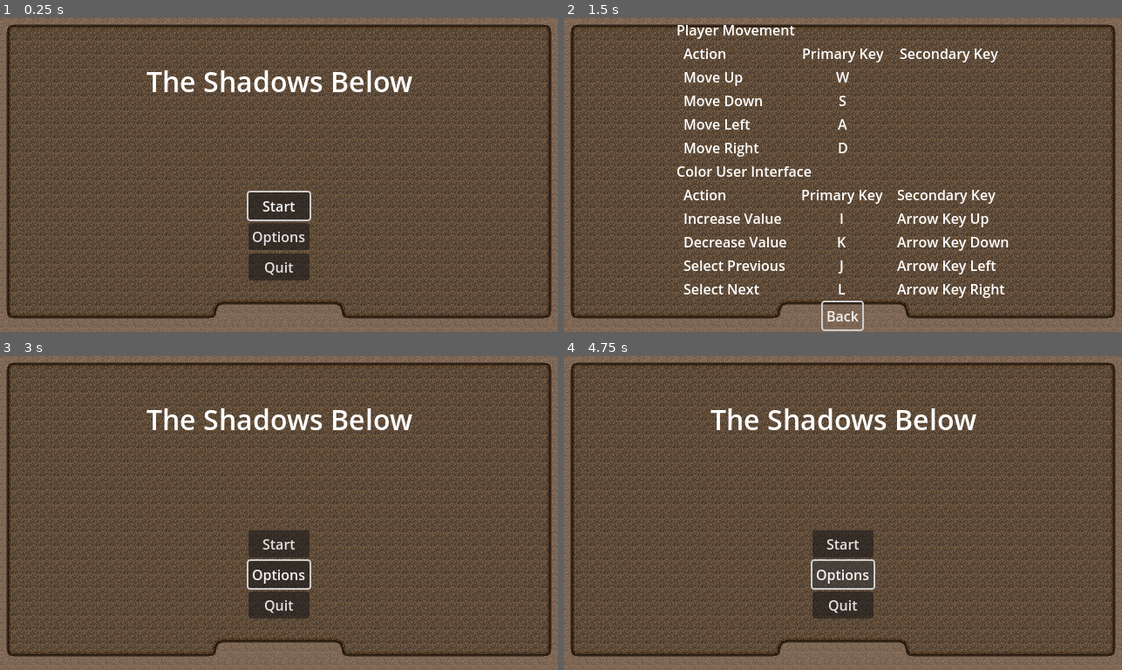
Above: before the commit, frames 1-4 (two rows, left to right).
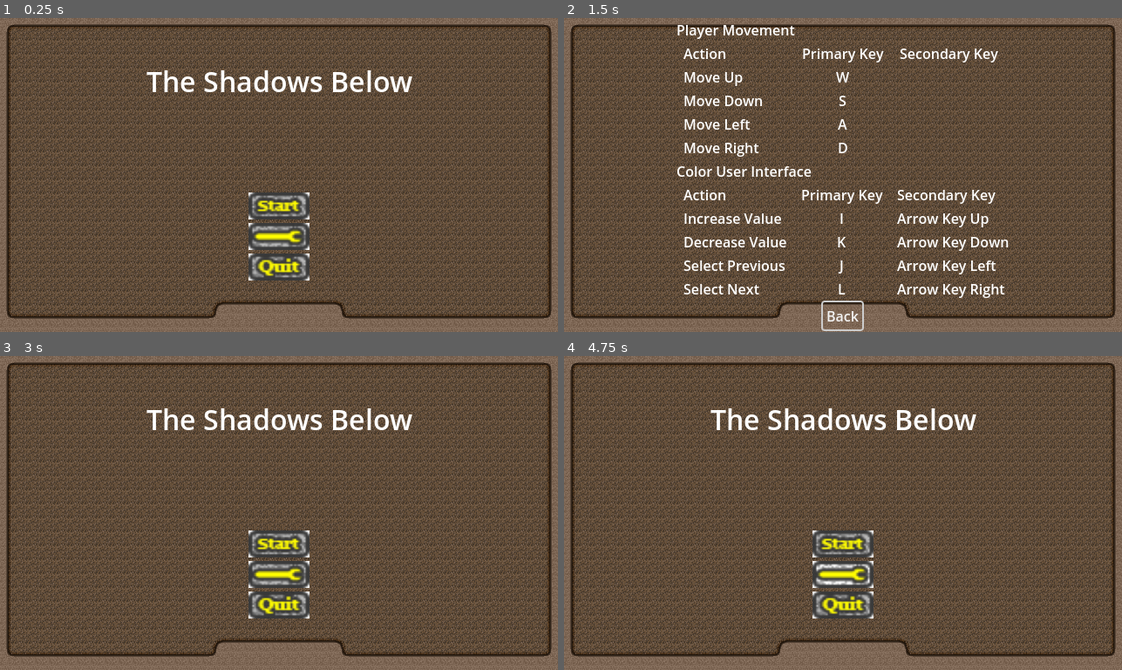
Above: after the commit, the same moments.

Repository: Degenerate-Games/shadows-below
Game: Godot game, scene res://scenes/menus/main_menu.tscn
Two runs of this game, one before a commit and one after it. Both use one fixed random seed, a clock stepped at 60 frames per second and the inputs below.
Inputs (mouse positions are in pixels of both pictures, inside the frame that each line leads up to):
- Up to frame 1 (0.25 s): no input
- Up to frame 2 (1.5 s): click (843, 237) at 0.5 s; click (843, 206) at 1.25 s
- Up to frame 3 (3 s): click (279, 544) at 2 s; click "Back" at 2.75 s
- Up to frame 4 (4.75 s): move the mouse to (965, 497) at 3.52 s; hold L (mixing_ui_right) 3.53-4.25 s; click (965, 497) at 3.67 s; drag from (731, 528) to (815, 575) at 4.27 s

The runs differ from the first frame. In frame 1, 2.4% of the frame differs, in the area x 44-56%, y 55-84%; in frame 2, nothing differs; in frame 3, 2.4%; in frame 4, 2.3%.

Commit message:
Add custom buttons to menus

Diff:
--- a/scenes/menus/main_menu.tscn
+++ b/scenes/menus/main_menu.tscn
@@ -1,7 +1,15 @@
-[gd_scene load_steps=3 format=3 uid="uid://ds5ca02qkhnxp"]
+[gd_scene load_steps=11 format=3 uid="uid://ds5ca02qkhnxp"]
 
 [ext_resource type="Script" path="res://scripts/menus/main_menu.gd" id="1_8icis"]
 [ext_resource type="TileSet" uid="uid://ckaqj3x6ln0ft" path="res://assets/levels/dirt/dirt_tileset.tres" id="2_1sqsw"]
+[ext_resource type="Texture2D" uid="uid://dtiyf3oe0n07g" path="res://assets/sprites/Menu/Start_up.png" id="3_4nw3c"]
+[ext_resource type="Texture2D" uid="uid://dkji83lrhgtu5" path="res://assets/sprites/Menu/start_Hover.png" id="4_lqbj3"]
+[ext_resource type="Texture2D" uid="uid://csx4ipr2e1xr7" path="res://assets/sprites/Menu/Options_up.png" id="5_p6jty"]
+[ext_resource type="Texture2D" uid="uid://ck13dp5yia7rg" path="res://assets/sprites/Menu/options_Down.png" id="6_jdut4"]
+[ext_resource type="Texture2D" uid="uid://c6ied4t7jcjdc" path="res://assets/sprites/Menu/options_Hover.png" id="7_rg0o4"]
+[ext_resource type="Texture2D" uid="uid://lxsi1s65a6bm" path="res://assets/sprites/Menu/quit_Up.png" id="8_l7vld"]
+[ext_resource type="Texture2D" uid="uid://dug7vqwetllpg" path="res://assets/sprites/Menu/Quit_Down.png" id="9_vsrb5"]
+[ext_resource type="Texture2D" uid="uid://dkylj0ss43wmg" path="res://assets/sprites/Menu/quit_Hover.png" id="10_x5duk"]
 
 [node name="MainMenu" type="Control"]
 layout_mode = 3
@@ -50,19 +58,30 @@
 grow_horizontal = 2
 grow_vertical = 0
 
-[node name="StartButton" type="Button" parent="VBoxContainer"]
+[node name="StartButton" type="TextureButton" parent="VBoxContainer"]
 layout_mode = 2
+size_flags_vertical = 3
 focus_neighbor_top = NodePath("../QuitButton")
-text = "Start"
+texture_normal = ExtResource("3_4nw3c")
+texture_hover = ExtResource("4_lqbj3")
+stretch_mode = 0
 
-[node name="OptionsButton" type="Button" parent="VBoxContainer"]
+[node name="OptionsButton" type="TextureButton" parent="VBoxContainer"]
 layout_mode = 2
-text = "Options"
+size_flags_vertical = 3
+texture_normal = ExtResource("5_p6jty")
+texture_pressed = ExtResource("6_jdut4")
+texture_hover = ExtResource("7_rg0o4")
+stretch_mode = 0
 
-[node name="QuitButton" type="Button" parent="VBoxContainer"]
+[node name="QuitButton" type="TextureButton" parent="VBoxContainer"]
 layout_mode = 2
+size_flags_vertical = 3
 focus_neighbor_bottom = NodePath("../StartButton")
-text = "Quit"
+texture_normal = ExtResource("8_l7vld")
+texture_pressed = ExtResource("9_vsrb5")
+texture_hover = ExtResource("10_x5duk")
+stretch_mode = 0
 
 [connection signal="pressed" from="VBoxContainer/StartButton" to="." method="_on_start_button_pressed"]
 [connection signal="pressed" from="VBoxContainer/OptionsButton" to="." method="_on_options_button_pressed"]
--- a/scenes/menus/pause_menu.tscn
+++ b/scenes/menus/pause_menu.tscn
@@ -1,6 +1,12 @@
-[gd_scene load_steps=2 format=3 uid="uid://cjni8qecs1cia"]
+[gd_scene load_steps=8 format=3 uid="uid://cjni8qecs1cia"]
 
 [ext_resource type="Script" path="res://scripts/menus/pause_menu.gd" id="1_4345f"]
+[ext_resource type="Texture2D" uid="uid://csx4ipr2e1xr7" path="res://assets/sprites/Menu/Options_up.png" id="2_g7a6d"]
+[ext_resource type="Texture2D" uid="uid://ck13dp5yia7rg" path="res://assets/sprites/Menu/options_Down.png" id="3_32t1y"]
+[ext_resource type="Texture2D" uid="uid://c6ied4t7jcjdc" path="res://assets/sprites/Menu/options_Hover.png" id="4_07kcm"]
+[ext_resource type="Texture2D" uid="uid://lxsi1s65a6bm" path="res://assets/sprites/Menu/quit_Up.png" id="5_0fgtj"]
+[ext_resource type="Texture2D" uid="uid://dug7vqwetllpg" path="res://assets/sprites/Menu/Quit_Down.png" id="6_kjhbc"]
+[ext_resource type="Texture2D" uid="uid://dkylj0ss43wmg" path="res://assets/sprites/Menu/quit_Hover.png" id="7_ho57f"]
 
 [node name="PauseMenu" type="Control"]
 process_mode = 3
@@ -32,14 +38,22 @@
 focus_neighbor_top = NodePath("../QuitButton")
 text = "Resume"
 
-[node name="OptionsButton" type="Button" parent="VBoxContainer"]
+[node name="OptionsButton" type="TextureButton" parent="VBoxContainer"]
 layout_mode = 2
-text = "Options"
+size_flags_vertical = 3
+texture_normal = ExtResource("2_g7a6d")
+texture_pressed = ExtResource("3_32t1y")
+texture_hover = ExtResource("4_07kcm")
+stretch_mode = 0
 
-[node name="QuitButton" type="Button" parent="VBoxContainer"]
+[node name="QuitButton" type="TextureButton" parent="VBoxContainer"]
 layout_mode = 2
+size_flags_vertical = 3
 focus_neighbor_bottom = NodePath("../ResumeButton")
-text = "Quit"
+texture_normal = ExtResource("5_0fgtj")
+texture_pressed = ExtResource("6_kjhbc")
+texture_hover = ExtResource("7_ho57f")
+stretch_mode = 0
 
 [connection signal="pressed" from="VBoxContainer/ResumeButton" to="." method="_on_resume_button_pressed"]
 [connection signal="pressed" from="VBoxContainer/OptionsButton" to="." method="_on_options_button_pressed"]
